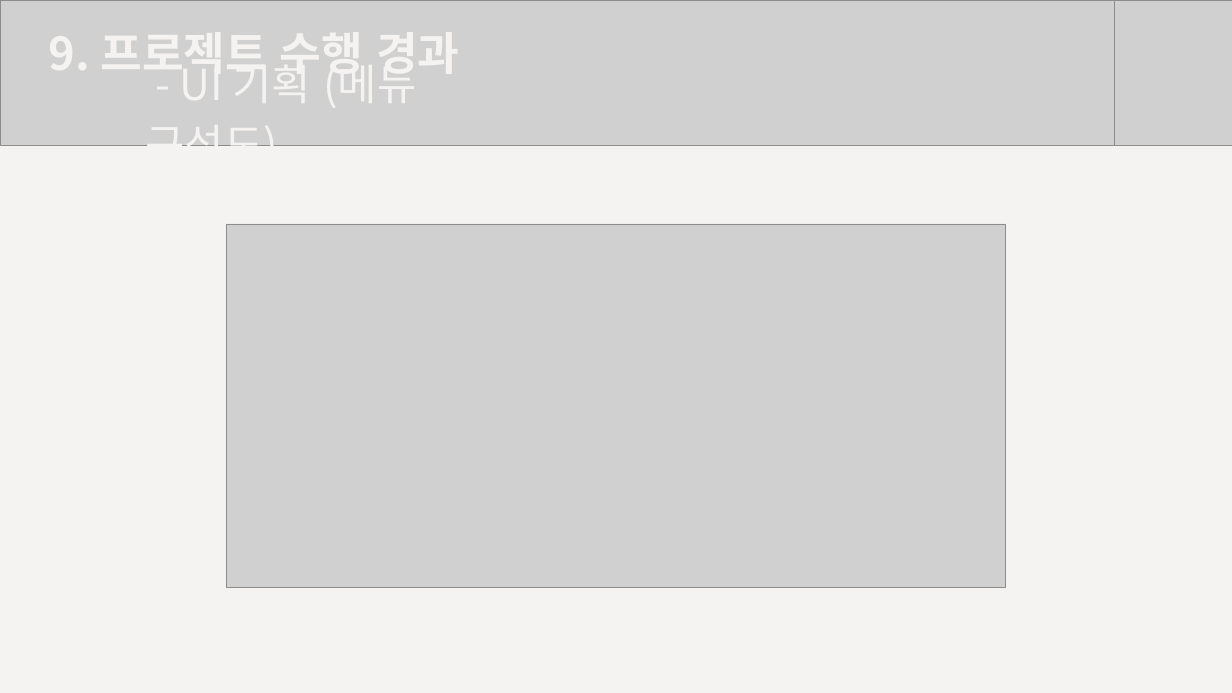
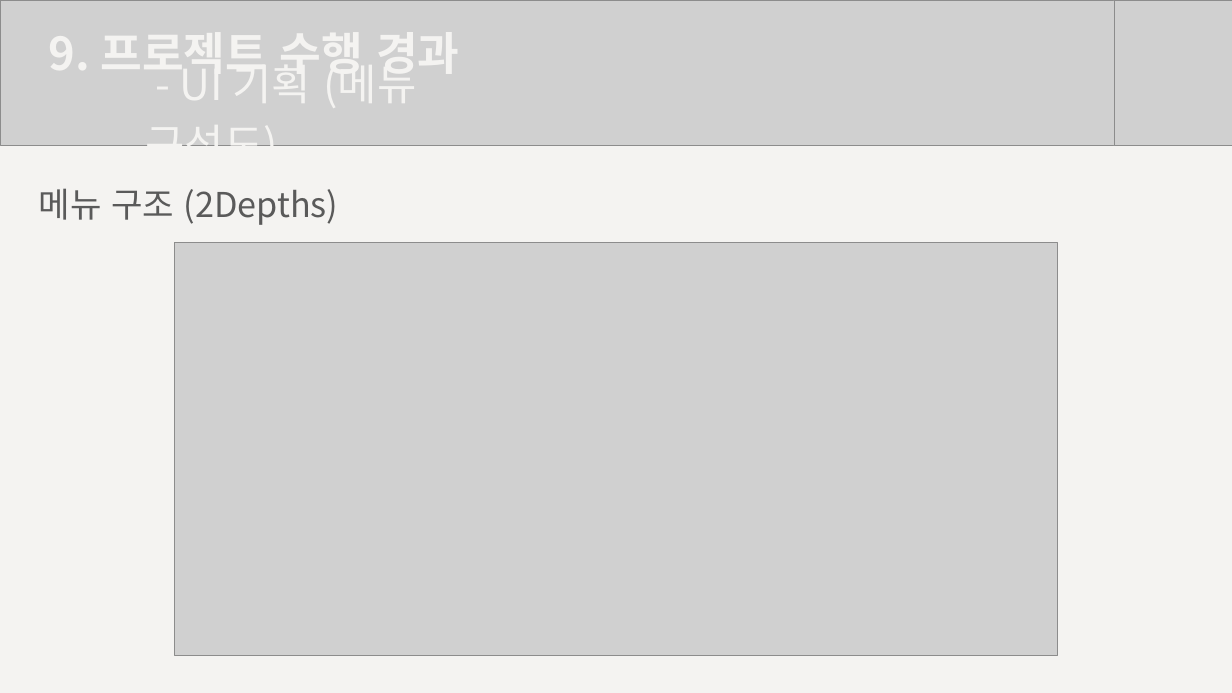
Before and after one commit to SanghyeonLee97/202408_MainProject, a slide deck: slide 20 of 프로젝트 문서/프로젝트 결과 보고서/프로젝트 결과 보고서 (240923 수정).pptx. Drawn at 1232x693 pixels with LibreOffice and Linux fonts; fonts in the diff are those of the drawing; grey boxes stand for pictures. Boxes give left, top, right and bottom in pixels: in the first picture for what was removed or moved away, otherwise in the second. Text is boxed around its words. In the diff, an @@ line names an element or a change of style, - is before the commit and + after.

Commit message:
수정

```diff
--- a/프로젝트 문서/프로젝트 결과 보고서/프로젝트 결과 보고서 (240923 수정).pptx
+++ b/프로젝트 문서/프로젝트 결과 보고서/프로젝트 결과 보고서 (240923 수정).pptx
@@ text added at <box>39,188,339,225</box>, 40 pt, text #5A5A5A @@
+메뉴 구조 (2Depths)
@@ picture: place and size @@
-picture at <box>227,224,1006,588</box>
+picture at <box>174,243,1058,655</box>
```
